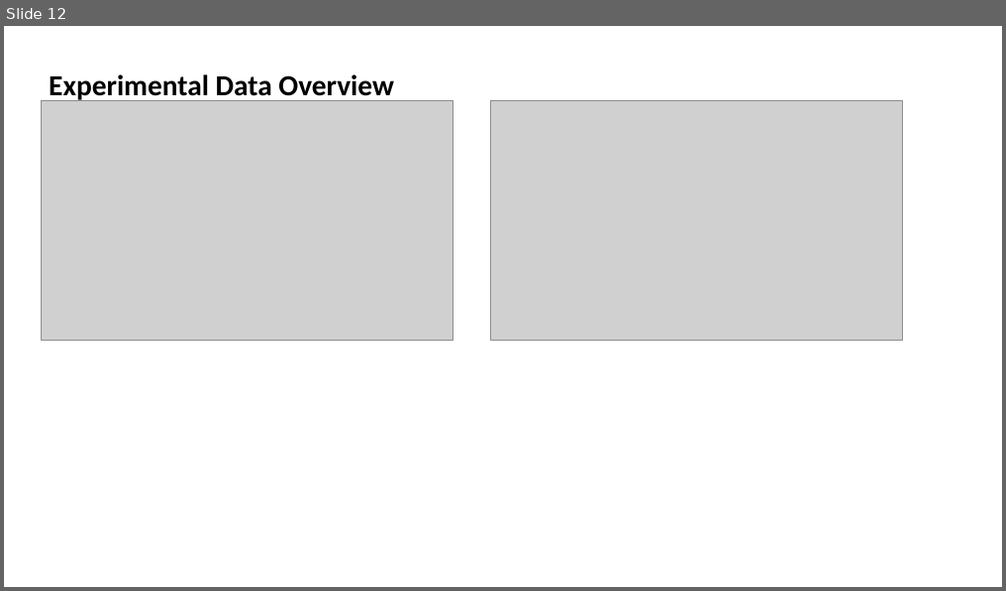
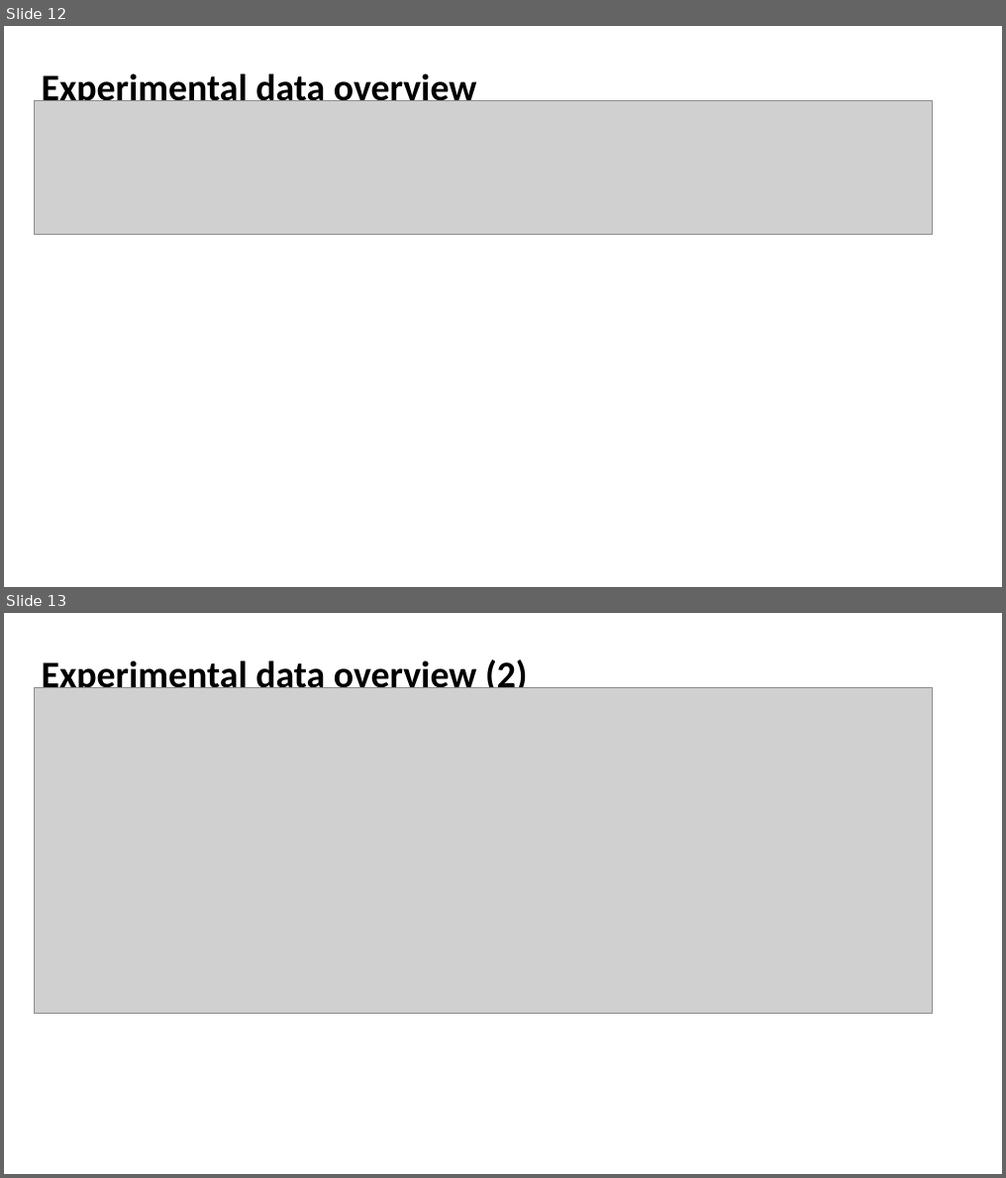
Before and after one commit to anuarsantoyo/quantum-ml, a slide deck: notes/presentations/26-07-03/presentation-03-07-2026.pptx. Shown one above the other, each under a label of ours: slide 12 before the commit, slides 12 and 13 after it. The pictures are 1006x591 and 1006x1178 pixels, drawn with LibreOffice and Linux fonts; fonts in the diff are those of the drawing; grey boxes stand for pictures. Boxes give left, top, right and bottom in pixels: in the first picture for what was removed or moved away, otherwise in the second. Text is boxed around its words. In the diff, an @@ line names an element or a change of style, - is before the commit and + after.

Commit message:
fix: rebuild PPTX with full-width text, images alongside text where possible

```diff
--- a/notes/presentations/26-07-03/presentation-03-07-2026.pptx
+++ b/notes/presentations/26-07-03/presentation-03-07-2026.pptx
@@ slide 13 added at box(4, 613, 1002, 1174), background #FFFFFF @@
@@ text added at box(42, 657, 528, 688), 36 pt, text #000000, bold @@
+Experimental data overview (2)
@@ picture added at box(34, 688, 933, 1014) @@
@@ slide 12 changed as well @@
@@ text at box(42, 70, 477, 101): text changed; size 28 to 36 pt @@
-Experimental Data Overview
+Experimental data overview
@@ picture: place and size @@
-picture at box(42, 101, 453, 341)
+picture at box(34, 101, 933, 234)
@@ picture removed at box(491, 101, 902, 341) @@
```
Also in this commit, not shown: 1 other slide changed, 29 other slides added, 31 slides removed.
